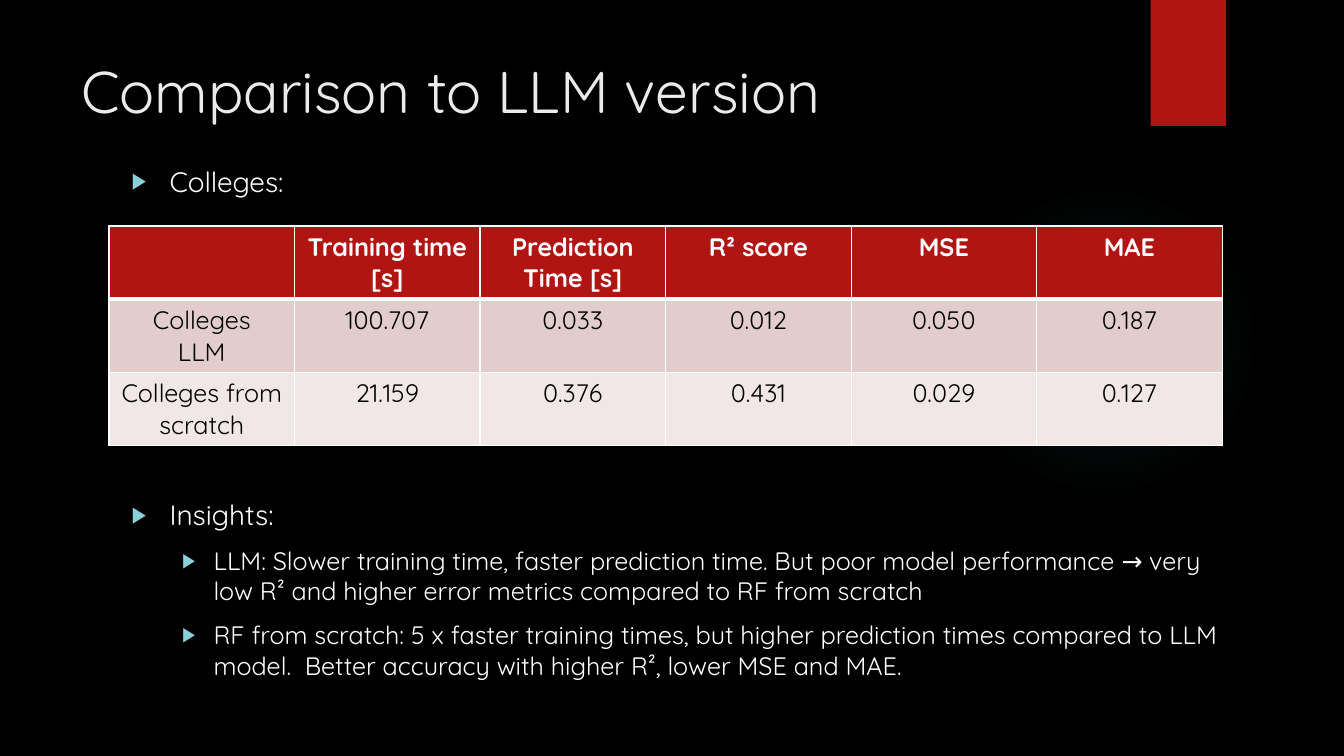
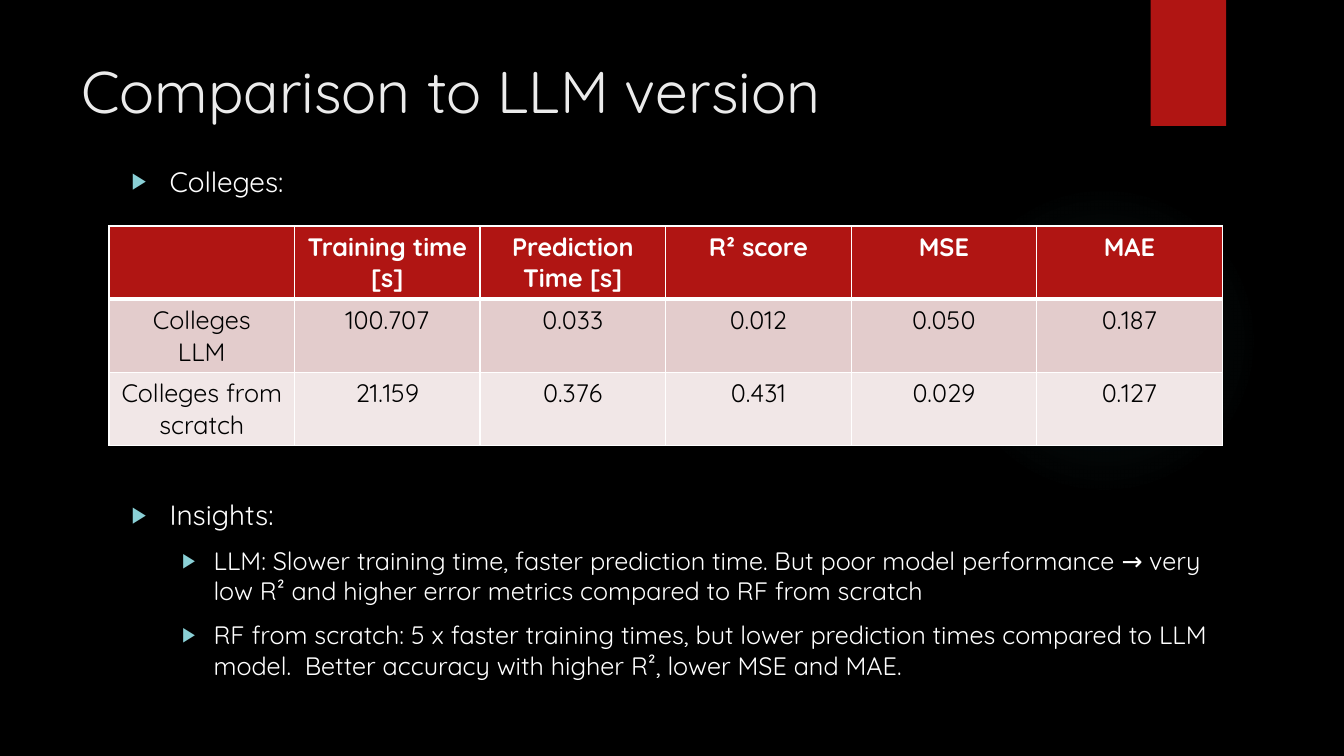
Before and after one commit to amanfc7/Machine-Learaning, a slide deck: slide 15 of ex2/Exercise_2_ppt.pptx. Drawn at 1344x756 pixels with LibreOffice and Linux fonts; fonts in the diff are those of the drawing; background and template pictures are left out. Boxes give left, top, right and bottom in pixels: in the first picture for what was removed or moved away, otherwise in the second. Text is boxed around its words. In the diff, an @@ line names an element or a change of style, - is before the commit and + after.

```diff
--- a/ex2/Exercise_2_ppt.pptx
+++ b/ex2/Exercise_2_ppt.pptx
@@ text at (214, 625, 1207, 680): text changed @@
-  ▶ RF from scratch: 5 x faster training times, but higher prediction times compared to LLM model. Better accuracy with higher R², lower MSE and MAE.
+  ▶ RF from scratch: 5 x faster training times, but lower prediction times compared to LLM model. Better accuracy with higher R², lower MSE and MAE.
```
Also in this commit, not shown: 5 other slides changed, 1 slide removed.
